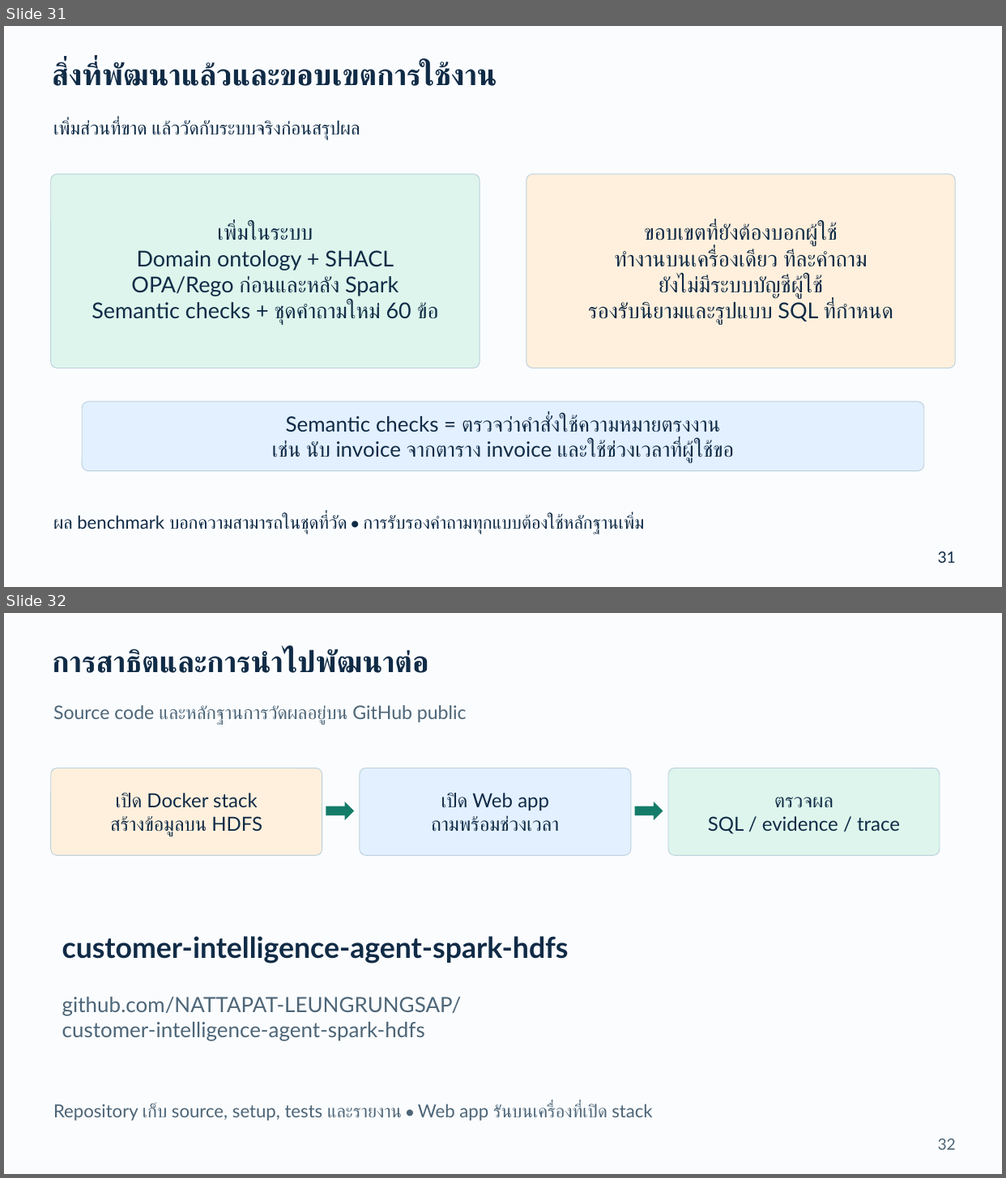
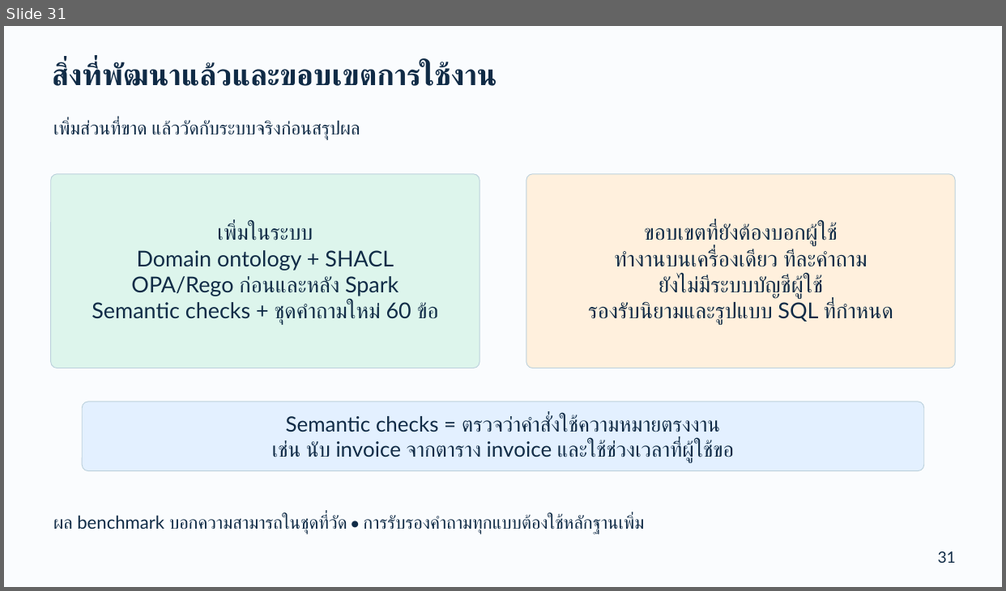
Before and after one commit to NATTAPAT-LEUNGRUNGSAP/customer-intelligence-agent-spark-hdfs, a slide deck: presentation/customer-intelligence-system-guide.pptx. Shown one above the other, each under a label of ours: slides 31 and 32 before the commit, slide 31 after it. The pictures are 1006x1178 and 1006x591 pixels, drawn with LibreOffice and Linux fonts; fonts in the diff are those of the drawing. Boxes give left, top, right and bottom in pixels: in the first picture for what was removed or moved away, otherwise in the second. Text is boxed around its words. In the diff, an @@ line names an element or a change of style, - is before the commit and + after.

Commit message:
Remove final presentation slide as requested

```diff
--- a/presentation/customer-intelligence-system-guide.pptx
+++ b/presentation/customer-intelligence-system-guide.pptx
@@ slide 32 removed at [4,613,1002,1174], background #FAFCFE @@
@@ text removed at [52,649,429,673] @@
-การสาธิตและการนำไปพัฒนาต่อ
@@ text removed at [53,705,467,725] @@
-Source code และหลักฐานการวัดผลอยู่บน GitHub public
@@ rounded rectangle removed at [50,768,322,855] @@
-เปิด Docker stack
-สร้างข้อมูลบน HDFS
@@ rounded rectangle removed at [360,768,631,855] @@
-เปิด Web app
-ถามพร้อมช่วงเวลา
@@ rounded rectangle removed at [669,768,940,855] @@
-ตรวจผล
-SQL / evidence / trace
@@ right arrow removed at [326,802,355,820] @@
@@ right arrow removed at [635,802,663,820] @@
@@ text removed at [62,936,569,964] @@
-customer-intelligence-agent-spark-hdfs
@@ text removed at [62,997,462,1041] @@
-github.com/NATTAPAT-LEUNGRUNGSAP/
-customer-intelligence-agent-spark-hdfs
@@ text removed at [53,1104,652,1121] @@
-Repository เก็บ source, setup, tests และรายงาน • Web app รันบนเครื่องที่เปิด stack
@@ text removed at [938,1139,956,1150] @@
-32
```
Also in this commit, not shown: 3 other files.
